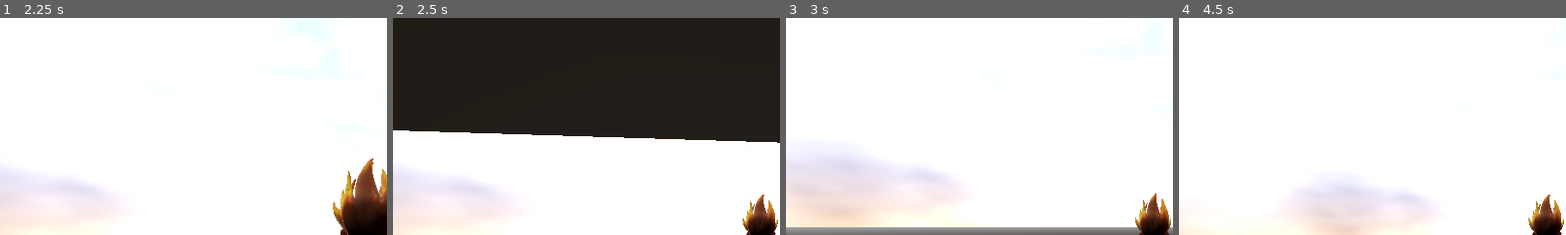
Above: before the commit, frames 1-4 (left to right).
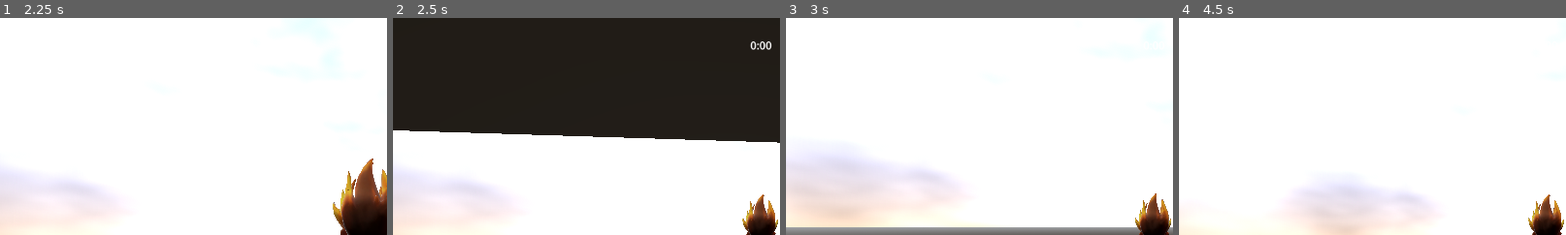
Above: after the commit, the same moments.

Repository: petrchatrny/fireboy-watergirl-3d
Game: Godot game, scene res://Levels/test.tscn
The game is run twice, just before and just after one commit, with the same random seed, the same clock (stepped at 60 frames per second) and the same inputs. This scene is started directly instead of the project's main scene.
Inputs (mouse positions are % of the whole screen's width and height, from its top left):
- Up to frame 1 (2.25 s): move the mouse to (55, 50) at 0.52 s; hold Up (fb_walk_forward) from 0.53 s (still down); click (55, 50) at 0.77 s; move the mouse to (45, 50) at 1.27 s; click (45, 50) at 1.52 s; move the mouse to (52, 48) at 2.02 s
- Up to frame 2 (2.5 s): keep holding Up (fb_walk_forward)
- Up to frame 3 (3 s): keep holding Up (fb_walk_forward); move the mouse to (49, 52) at 2.77 s
- Up to frame 4 (4.5 s): keep holding Up (fb_walk_forward); click (49, 52) at 3.02 s; tap Enter at 3.5 s; move the mouse to (57, 51) at 3.52 s; click (57, 51) at 3.77 s; tap Space (wg_jump) at 4.25 s; move the mouse to (42, 49) at 4.27 s
The pictures show only the part of the screen within x 3-52%, y 0-50%; the shares and areas given below are measured in that part.

Frame 1 is identical in both runs. In frame 2, 0.2% of the frame differs, in the area x 92-98%, y 10-15%; in frame 3, less than 0.1%; in frame 4, less than 0.1%.

Commit message:
choose_level functionality

Diff:
--- a/Levels/test.tscn
+++ b/Levels/test.tscn
@@ -89,3 +89,24 @@
 
 [node name="WallDoorway" parent="." instance=ExtResource("9_he5fp")]
 transform = Transform3D(1, 0, 0, 0, 1, 0, 0, 0, 1, -0.929815, 1, 14.1246)
+
+[node name="CanvasLayer" type="CanvasLayer" parent="."]
+
+[node name="Label" type="Label" parent="CanvasLayer"]
+anchors_preset = 5
+anchor_left = 0.5
+anchor_right = 0.5
+offset_left = -50.0
+offset_top = 17.0
+offset_right = 50.0
+offset_bottom = 64.0
+grow_horizontal = 2
+text = "0:00"
+horizontal_alignment = 1
+vertical_alignment = 1
+metadata/_edit_use_anchors_ = true
+
+[node name="Timer" type="Timer" parent="CanvasLayer"]
+
+[connection signal="timeout" from="CanvasLayer/Timer" to="Fireboy" method="_on_timer_timeout"]
+[connection signal="timeout" from="CanvasLayer/Timer" to="Watergirl" method="_on_timer_timeout"]
--- /dev/null
+++ b/level_menu.tscn
@@ -0,0 +1,9 @@
+[gd_scene format=3 uid="uid://cpvcbdaxh17gj"]
+
+[node name="LevelMenu" type="Control"]
+layout_mode = 3
+anchors_preset = 15
+anchor_right = 1.0
+anchor_bottom = 1.0
+grow_horizontal = 2
+grow_vertical = 2
--- /dev/null
+++ b/level_select_screen.gd
@@ -0,0 +1,23 @@
+extends CenterContainer
+const level_folder_path:= "res://levels/"
+@onready var v_box_container = $ScrollContainer/MarginContainer/VBoxContainer
+
+func _ready() -> void:
+	fill_levels()
+
+	if v_box_container.get_child_count() > 0:
+		v_box_container.get_child(0).grab_focus
+
+
+func fill_levels() -> void:
+	var level_paths = DirAccess.get_files_at(level_folder_path)
+	print(level_paths)
+	for level_path in level_paths:
+		var button:=Button.new()
+		button.text = level_path.replace(".tscn", "").to_upper().replace("_", " ")
+
+		v_box_container.add_child(button)
+
+		button.pressed.connect(func():
+			get_tree().change_scene_to_file(level_folder_path + level_path)
+			)
--- /dev/null
+++ b/level_select_screen.tscn
@@ -0,0 +1,32 @@
+[gd_scene load_steps=2 format=3 uid="uid://de2nf6t6qd4rx"]
+
+[ext_resource type="Script" uid="uid://dlai8c2xxai3g" path="res://level_select_screen.gd" id="1_oumdo"]
+
+[node name="LevelSelectScreen" type="CenterContainer"]
+anchors_preset = 15
+anchor_right = 1.0
+anchor_bottom = 1.0
+offset_left = 1.0
+offset_top = 4.0
+offset_right = 1.0
+offset_bottom = 4.0
+grow_horizontal = 2
+grow_vertical = 2
+script = ExtResource("1_oumdo")
+
+[node name="ScrollContainer" type="ScrollContainer" parent="."]
+custom_minimum_size = Vector2(256, 320)
+layout_mode = 2
+
+[node name="MarginContainer" type="MarginContainer" parent="ScrollContainer"]
+layout_mode = 2
+size_flags_horizontal = 3
+size_flags_vertical = 3
+theme_override_constants/margin_left = 8
+theme_override_constants/margin_top = 8
+theme_override_constants/margin_right = 8
+
+[node name="VBoxContainer" type="VBoxContainer" parent="ScrollContainer/MarginContainer"]
+layout_mode = 2
+size_flags_horizontal = 3
+size_flags_vertical = 3
Not shown: 1 places in Levels/test.tscn that only renumber resources
Not shown, added: level_select_screen.gd.uid
